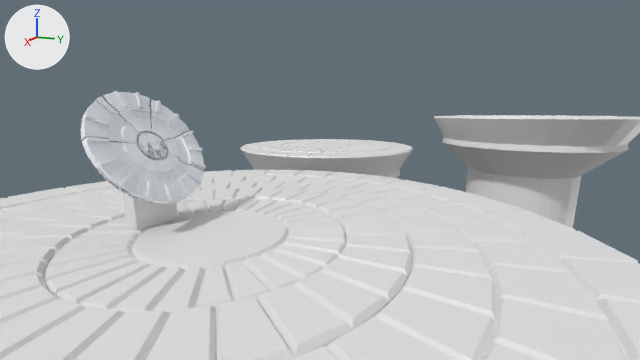
What one commit did to the Blender file media/menu.blend.
Both versions are drawn from the file's camera 'Camera'. The lights are fixed; the arrows at upper left show +X, +Y and +Z. The older version comes first.
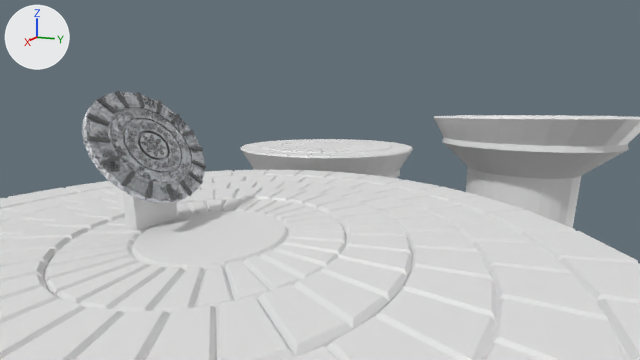
Edits to the bpy script that builds the scene:
```text
Change mat_rueda:
    add n3 = _N.new('ShaderNodeBump'); n3.name = 'Bump'
    add n3.inputs[1].default_value = 1.0  # 'Distance'
    add n3.inputs[2].default_value = 1.0  # 'Filter Width'
    where n2 = _N.new('ShaderNodeTexImage'); n2.name = 'Image Texture'
    where n0 = _N.new('ShaderNodeBsdfPrincipled'); n0.name = 'Principled BSDF'
    add _L.new(n2.outputs[0], n3.inputs[3])  # 'Color' to 'Height'
    add _L.new(n3.outputs[0], n0.inputs[5])  # 'Normal' to 'Normal'
Change me_cylinder_003:
    used by ob_cylinder_003; location = (0.03, -2.33, 2.64); rotation_euler = (-1.046, 0.0, 0.0), in degrees (-60, 0, 0); scale = (1.49, 1.49, 1.49)
    remove me_cylinder_003.from_pydata(...)  # 420 vertices, 310 faces; spans x -1.0..1.0, y -1.0..1.0, z 0.39..0.54
    add me_cylinder_003.from_pydata(...)  # 600 vertices, 486 faces; spans x -1.0..1.0, y -1.0..1.0, z 0.39..0.54
    me_cylinder_003 part 1
    4 faces are deleted
    64 vertices in x -0.67..0.67, y -0.67..0.67, z 0.47 move by (0.0, 0.0, 0.03)
    180 vertices are added at x -0.73..0.73, y -0.73..0.73, z 0.47..0.49
    180 new faces join them
    me_cylinder_003 part 2: 306 kept faces spanning x -1.0..1.0, y -1.0..1.0, z 0.39..0.54 get new texture (UV) coordinates
Change ob_cylinder_003:
    ob_cylinder_003.location: (0.03, -2.33, 2.64) -> (0.0, -2.33, 2.64)
```

Where the change shows, as pixel boxes (x1, y1, x2, y2) in the pictures (640 x 360 px):
'Cylinder.003', recoloured, reshaped, moved (darker)
    before: (80, 91, 206, 204)
    after: (82, 91, 206, 204)
part 1 of me_cylinder_003, built on
    before: (106, 107, 191, 185)
    after: (108, 107, 192, 185)
part 2 of me_cylinder_003, surface changed (darker)
    both: (82, 91, 206, 204)
